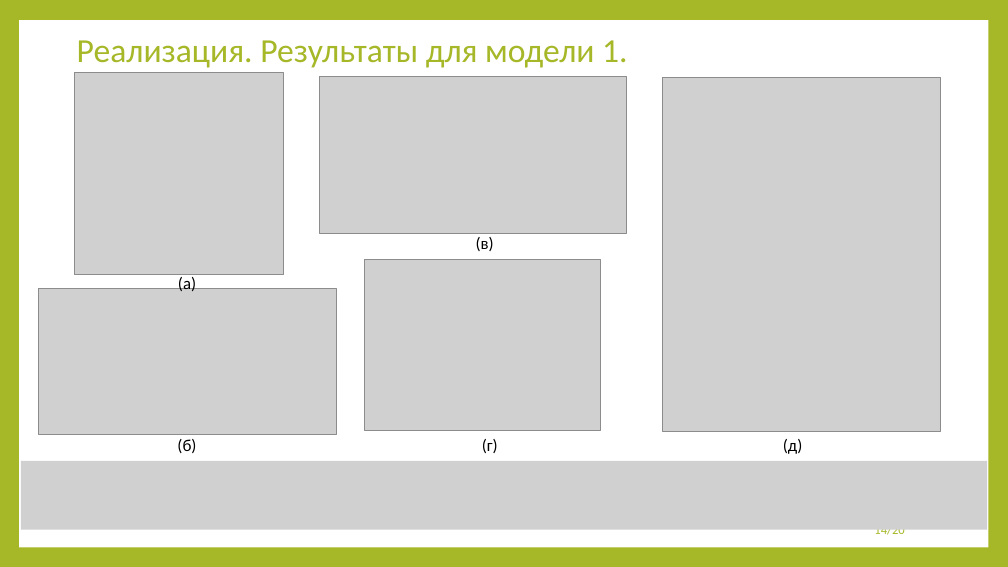
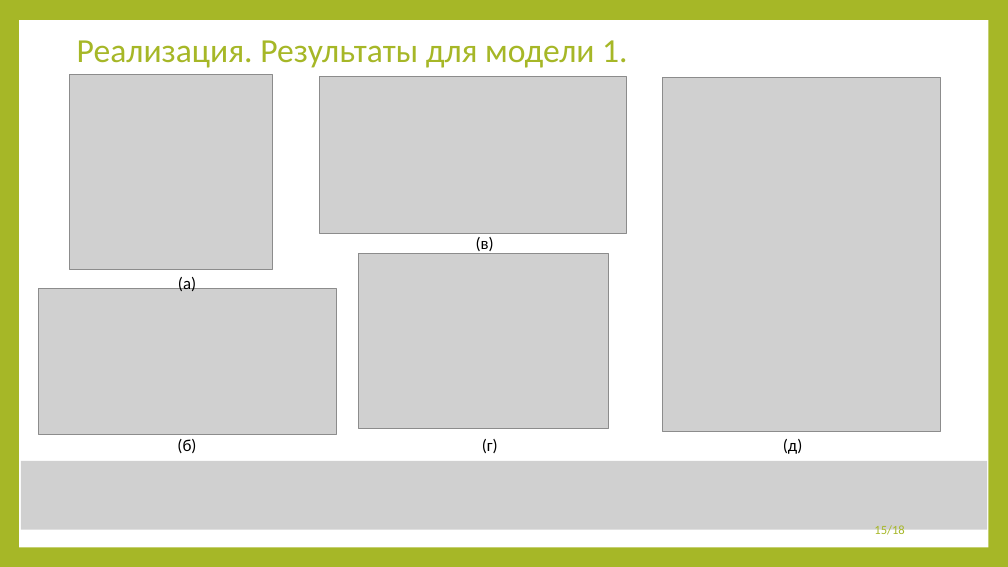
Before and after one commit to 13Fire13nyu/MasterDegree, a slide deck: slide 15 of presentation/presentation.pptx (slide 14 before the commit). Drawn at 1008x567 pixels with LibreOffice and Linux fonts; fonts in the diff are those of the drawing; grey boxes stand for pictures. Boxes give left, top, right and bottom in pixels: in the first picture for what was removed or moved away, otherwise in the second. Text is boxed around its words. In the diff, an @@ line names an element or a change of style, - is before the commit and + after.

```diff
--- a/presentation/presentation.pptx
+++ b/presentation/presentation.pptx
@@ picture resized from (x1=74, y1=73, x2=284, y2=274) to (x1=70, y1=74, x2=272, y2=270) @@
@@ picture resized from (x1=364, y1=260, x2=600, y2=430) to (x1=358, y1=254, x2=608, y2=429) @@
@@ page number at (x1=874, y1=525, x2=904, y2=538): text changed @@
-14/20
+15/18
```
Also in this commit, not shown: 12 other slides changed, 1 slide added, 1 slide removed, 4 other files.
